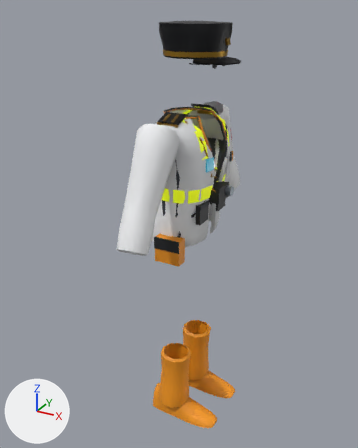
A saved change to the glTF model assets/models/astronaut_visitor_indoor.glb.
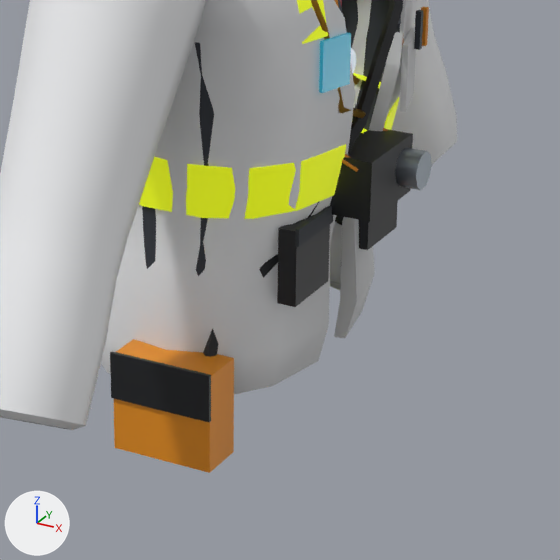
The first picture shows the older version from a 50 mm lens placed at (0.917, -1.745, 1.853), pointed at (-0.037, -0.01, 0.985). The close-ups show the older and then the newer version on the part from 35% to 74% of the width and 33% to 64% of the height of that picture. Only the edits that show in the close-ups are written down. Arrows for +X, +Y and +Z are at lower left; the lights stay in place.

In view in the first close-up: 'Vis_science', 'Vis_tourist', 'Vis_trader' and 2 more.
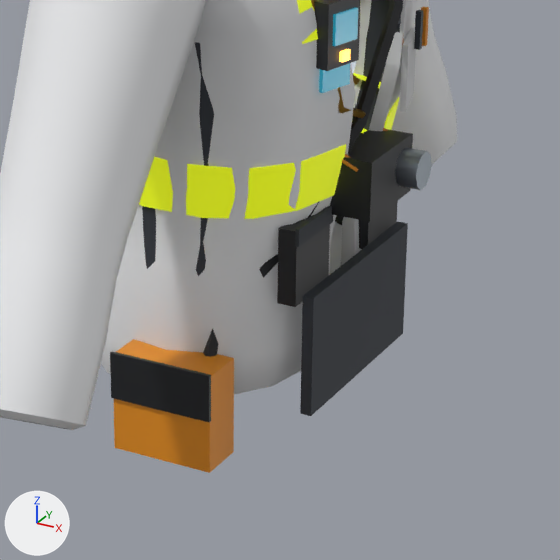
The change, as a list of edits to the scene's bpy script:
```text
Add mat_lightamber:
    mat_lightamber = bpy.data.materials.new('LightAmber')
    # nodes: BsdfPrincipled, Mix, OutputMaterial, VertexColor
    # colours: orange #ffb547, mixed with the vertex colours
Add me_vis_radiation:
    me_vis_radiation.from_pydata(...)  # 122 vertices, 156 faces; spans x -0.075..0.169, y -0.172..0.172, z 0.326..1.635
    # faces by material slot: [82, 10, 10, 54]
    me_vis_radiation.materials.append(mat_visdark)
    me_vis_radiation.materials.append(mat_screen)
    me_vis_radiation.materials.append(mat_lightamber)
    me_vis_radiation.materials.append(mat_visgraphite)
Add ob_vis_radiation:
    ob_vis_radiation = bpy.data.objects.new('Vis_radiation', me_vis_radiation)
    ob_vis_radiation.location = (0.0, 0.0, 0.0)
```

Pixel boxes [x1, y1, x2, y2] of what changed, in the close-ups (560 x 560 px):
'Vis_radiation', added
    after: [300, 0, 408, 416]
    faces in mat_visgraphite: [300, 222, 408, 416]
    faces in mat_visdark: [314, 0, 360, 71]
    faces in mat_screen: [333, 7, 358, 46]
